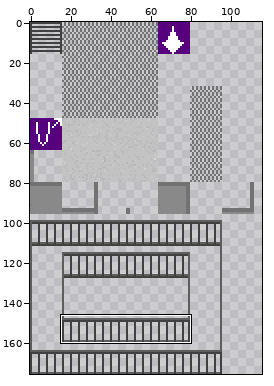
Sprite sheet, stored at main/resources/worlds/Catwalk_tilesheet.png. The picture above shows the old version from afar; the outline marks the close-up.
Close-up. As it was:
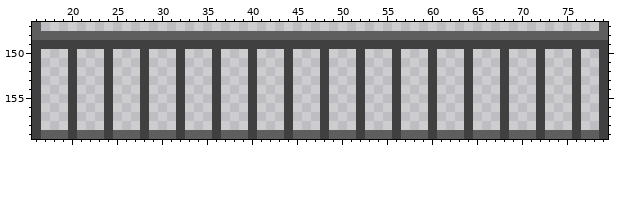
The file is 128x176 pixels. Colours within 5 levels of each other are drawn and written as one. Shown: x 16..79, y 147..159. The wide view leaves out empty margins.
After the commit:
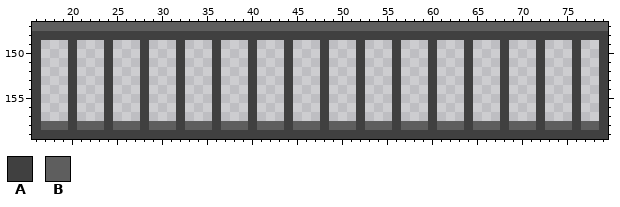
Palette (. is transparent): A #404040  B #5e5e5e
From the commit log: the catwalk Tawagotodesu [spoiler];-;[/spoiler]
Diff:
y 147: x 17..78 .............................................................. -> BBBBBBBBBBBBBBBBBBBBBBBBBBBBBBBBBBBBBBBBBBBBBBBBBBBBBBBBBBBBBB
y 148: x 16..79 BBBBBBBBBBBBBBBBBBBBBBBBBBBBBBBBBBBBBBBBBBBBBBBBBBBBBBBBBBBBBBBB -> AAAAAAAAAAAAAAAAAAAAAAAAAAAAAAAAAAAAAAAAAAAAAAAAAAAAAAAAAAAAAAAA
y 149: x 17..19 AAA -> ...; x 21..23 AAA -> ...; x 25..27 AAA -> ...; x 29..31 AAA -> ...; x 33..35 AAA -> ...; x 37..39 AAA -> ...; x 41..43 AAA -> ...; x 45..47 AAA -> ...; x 49..51 AAA -> ...; x 53..55 AAA -> ...; x 57..59 AAA -> ...; x 61..63 AAA -> ...; x 65..67 AAA -> ...; x 69..71 AAA -> ...; x 73..75 AAA -> ...; x 77..78 AA -> ..
y 158: x 17..19 ... -> BBB; x 21..23 ... -> BBB; x 25..27 ... -> BBB; x 29..31 ... -> BBB; x 33..35 ... -> BBB; x 37..39 ... -> BBB; x 41..43 ... -> BBB; x 45..47 ... -> BBB; x 49..51 ... -> BBB; x 53..55 ... -> BBB; x 57..59 ... -> BBB; x 61..63 ... -> BBB; x 65..67 ... -> BBB; x 69..71 ... -> BBB; x 73..75 ... -> BBB; x 77..78 .. -> BB
y 159: x 17..19 BBB -> AAA; x 21..23 BBB -> AAA; x 25..27 BBB -> AAA; x 29..31 BBB -> AAA; x 33..35 BBB -> AAA; x 37..39 BBB -> AAA; x 41..43 BBB -> AAA; x 45..47 BBB -> AAA; x 49..51 BBB -> AAA; x 53..55 BBB -> AAA; x 57..59 BBB -> AAA; x 61..63 BBB -> AAA; x 65..67 BBB -> AAA; x 69..71 BBB -> AAA; x 73..75 BBB -> AAA; x 77..78 BB -> AA
